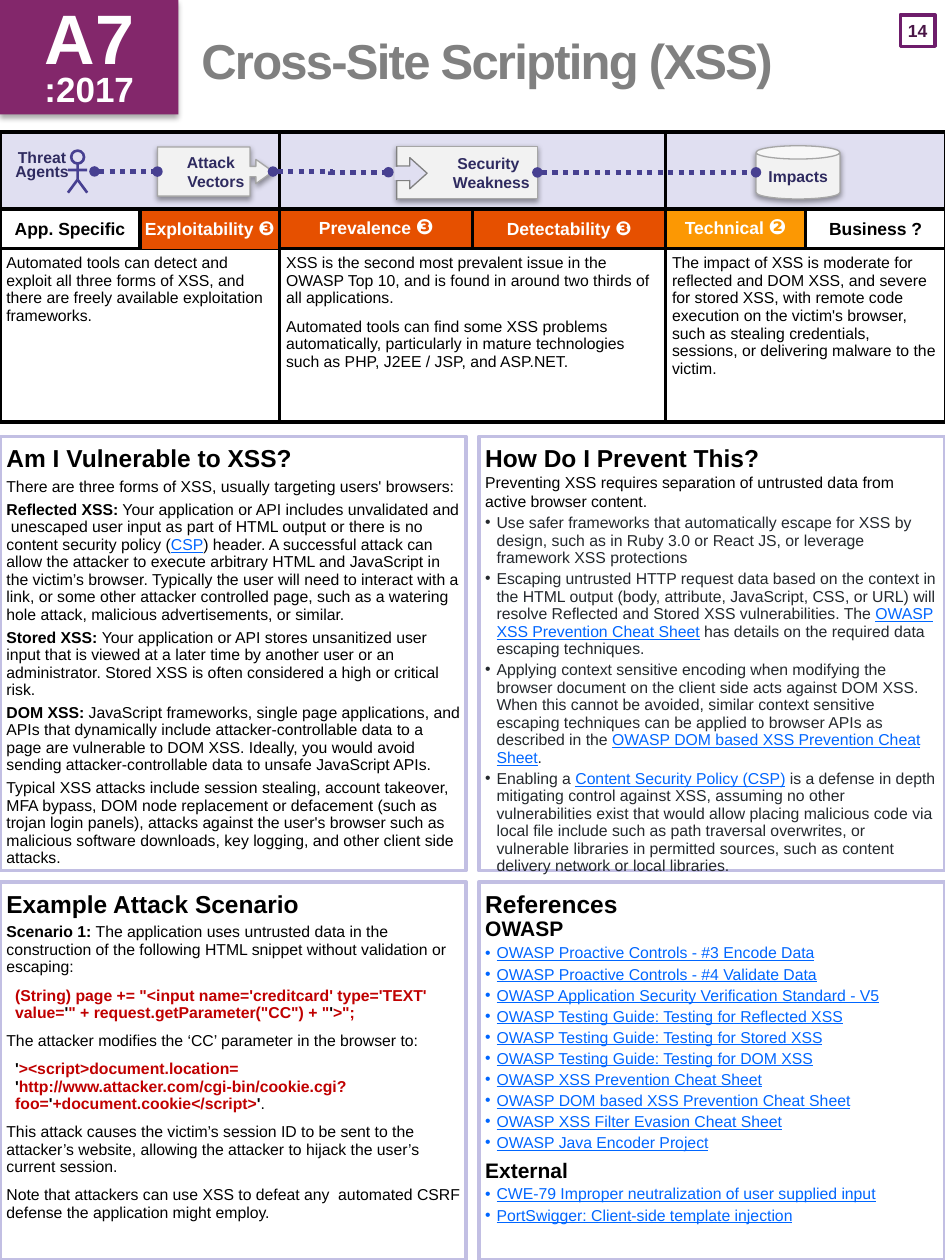
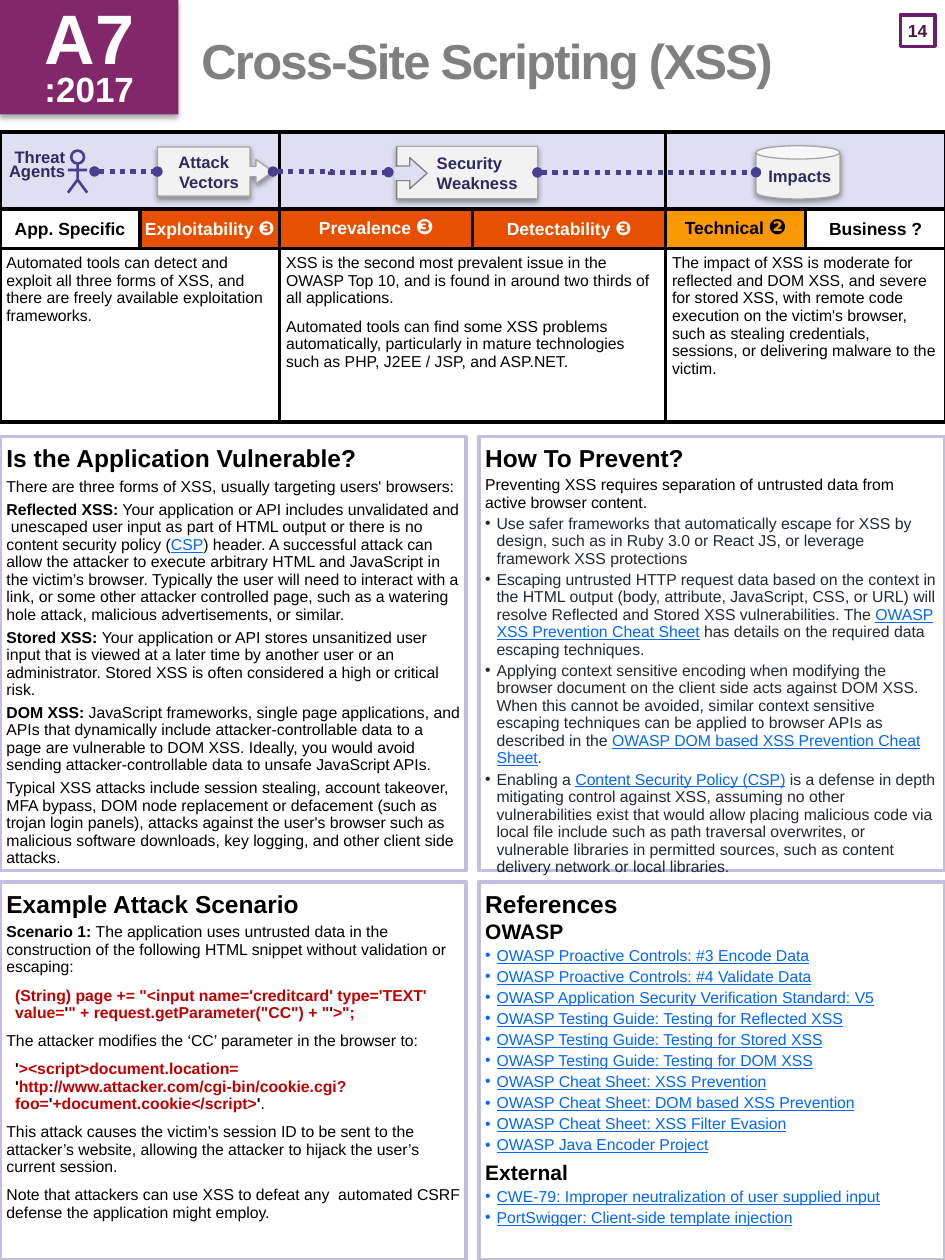
Before and after one commit to OWASP/Top10, a slide deck: slide 15 of 2017/OWASP Top 10 2017 GM (en).pptx. Drawn at 945x1260 pixels with LibreOffice and Linux fonts; fonts in the diff are those of the drawing. Boxes give left, top, right and bottom in pixels: in the first picture for what was removed or moved away, otherwise in the second. Text is boxed around its words. In the diff, an @@ line names an element or a change of style, - is before the commit and + after.

Commit message:
Updated 'OWASP Top 10 2017 GM (en)': PPTX and PDF
OWASP Top 10 2017 GM (en).pptx
OWASP Top 10 2017 GM (en).pdf

```diff
--- a/2017/OWASP Top 10 2017 GM (en).pptx
+++ b/2017/OWASP Top 10 2017 GM (en).pptx
@@ table at (0, 132, 945, 422) @@
@@ text colour #FFFFFF to #000000 in "Technical ❷" @@
@@ borders changed @@
@@ text "Threat Agents" at (9, 151, 66, 181): size 9 to 9.5 pt; alignment centre to right @@
@@ size 9 to 9.5 pt in 3 elements at (756, 146, 840, 199), (158, 147, 273, 197), (397, 146, 538, 199) @@
@@ text at (6, 449, 356, 472): text changed @@
-Am I Vulnerable to XSS?
+Is the Application Vulnerable?
@@ text at (485, 450, 684, 468): text changed @@
-How Do I Prevent This?
+How To Prevent?
@@ text at (485, 478, 895, 508): line spacing 1 to 10pt; more space between paragraphs @@
@@ text at (485, 924, 563, 940): line spacing 10pt to 0.8 @@
@@ text at (497, 949, 874, 1007): text changed @@
-• OWASP Proactive Controls - #3 Encode Data
-• OWASP Proactive Controls - #4 Validate Data
-• OWASP Application Security Verification Standard - V5
+• OWASP Proactive Controls: #3 Encode Data
+• OWASP Proactive Controls: #4 Validate Data
+• OWASP Application Security Verification Standard: V5
@@ text at (497, 1075, 854, 1132): text changed @@
-• OWASP XSS Prevention Cheat Sheet
-• OWASP DOM based XSS Prevention Cheat Sheet
-• OWASP XSS Filter Evasion Cheat Sheet
+• OWASP Cheat Sheet: XSS Prevention
+• OWASP Cheat Sheet: DOM based XSS Prevention
+• OWASP Cheat Sheet: XSS Filter Evasion
@@ text at (497, 1190, 880, 1206): text changed @@
-• CWE-79 Improper neutralization of user supplied input
+• CWE-79: Improper neutralization of user supplied input
```
Also in this commit, not shown: 25 other slides changed, 1 slide added, 1 other file.
